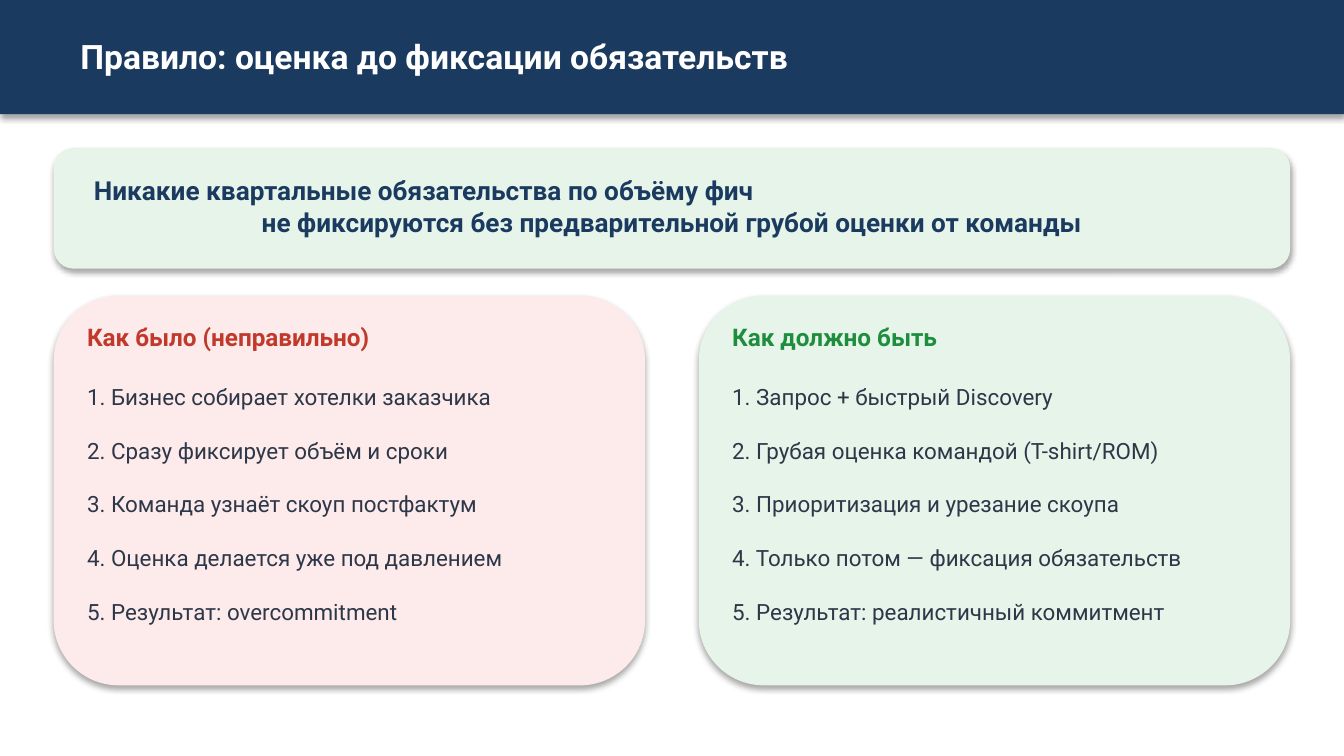
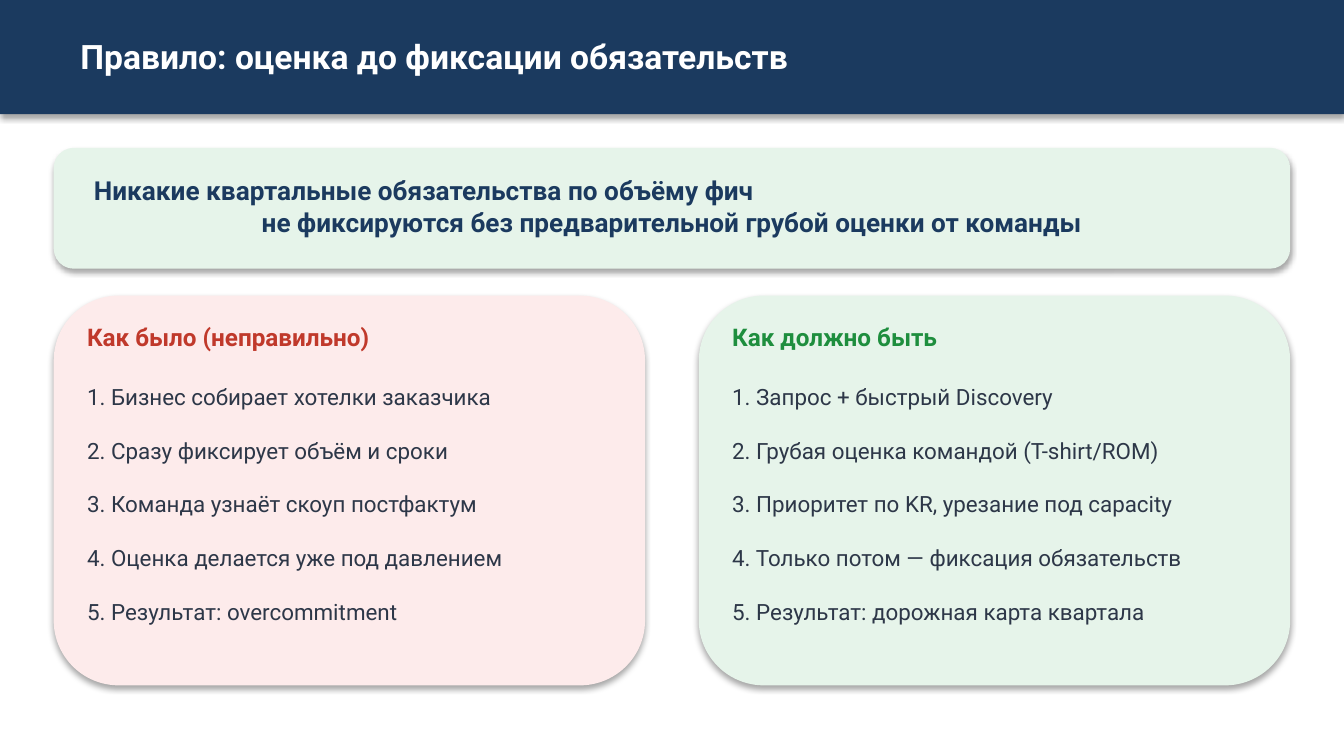
Before and after one commit to camelot270/otus_work, a slide deck: slide 12 of docs/Zashita_proekta_Skvoznoe_planirovanie.pptx. Drawn at 1344x756 pixels with LibreOffice and Linux fonts; fonts in the diff are those of the drawing. Boxes give left, top, right and bottom in pixels: in the first picture for what was removed or moved away, otherwise in the second. Text is boxed around its words. In the diff, an @@ line names an element or a change of style, - is before the commit and + after.

```diff
--- a/docs/Zashita_proekta_Skvoznoe_planirovanie.pptx
+++ b/docs/Zashita_proekta_Skvoznoe_planirovanie.pptx
@@ text at bbox=[732, 496, 1172, 517]: text changed @@
-3. Приоритизация и урезание скоупа
+3. Приоритет по KR, урезание под capacity
@@ text at bbox=[732, 604, 1145, 625]: text changed @@
-5. Результат: реалистичный коммитмент
+5. Результат: дорожная карта квартала
```
Also in this commit, not shown: 6 other slides changed.
